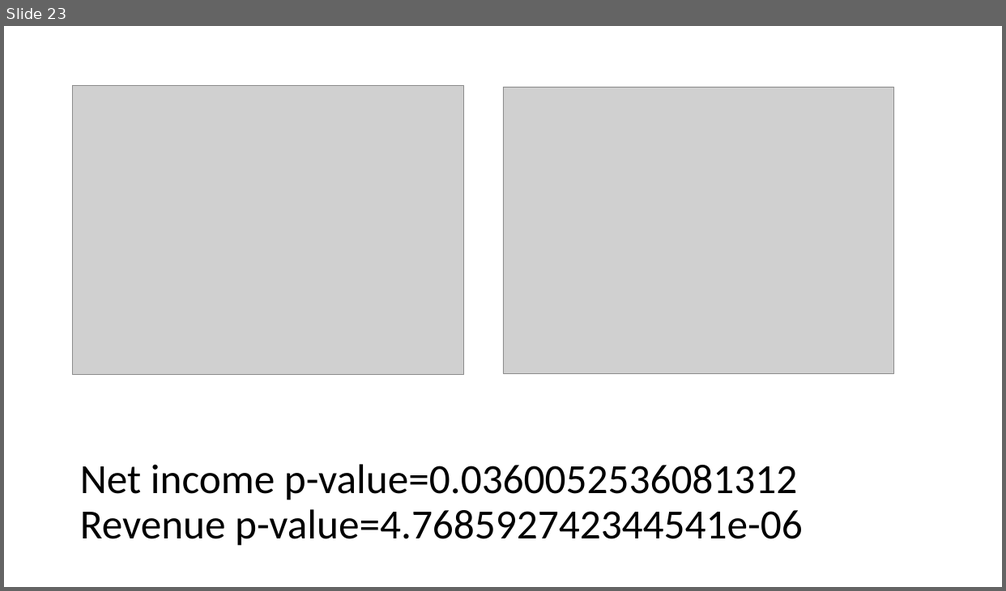
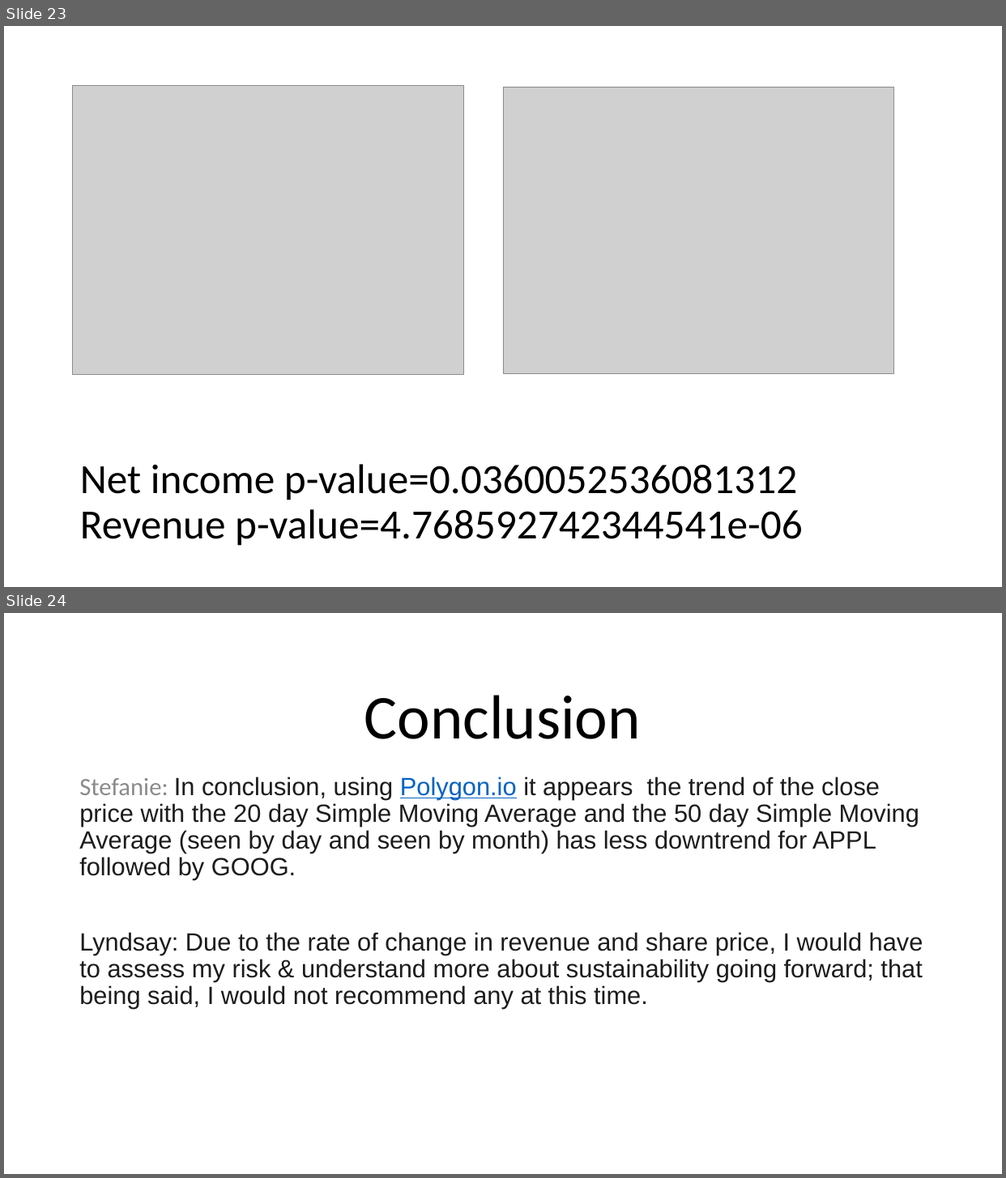
Before and after one commit to lyndsaywylie/Project-1, a slide deck: AAPL v AMZN v GOOG.pptx. Shown one above the other, each under a label of ours: slide 23 before the commit, slides 23 and 24 after it. The pictures are 1006x591 and 1006x1178 pixels, drawn with LibreOffice and Linux fonts; fonts in the diff are those of the drawing; grey boxes stand for pictures. Boxes give left, top, right and bottom in pixels: in the first picture for what was removed or moved away, otherwise in the second. Text is boxed around its words. In the diff, an @@ line names an element or a change of style, - is before the commit and + after.

Commit message:
update

```diff
--- a/AAPL v AMZN v GOOG.pptx
+++ b/AAPL v AMZN v GOOG.pptx
@@ slide 24 added at (4, 613, 1002, 1174), background #FFFFFF @@
@@ title added at (364, 695, 641, 739), 60 pt, text #000000 @@
+Conclusion
@@ text added at (79, 777, 923, 1009), 24 pt, text #1D1C1D @@
+Stefanie: In conclusion, using Polygon.io it appears the trend of the close price with the 20 day Simple Moving Average and the 50 day Simple Moving Average (seen by day and seen by month) has less downtrend for APPL followed by GOOG.
+Lyndsay: Due to the rate of change in revenue and share price, I would have to assess my risk & understand more about sustainability going forward; that being said, I would not recommend any at this time.
```
